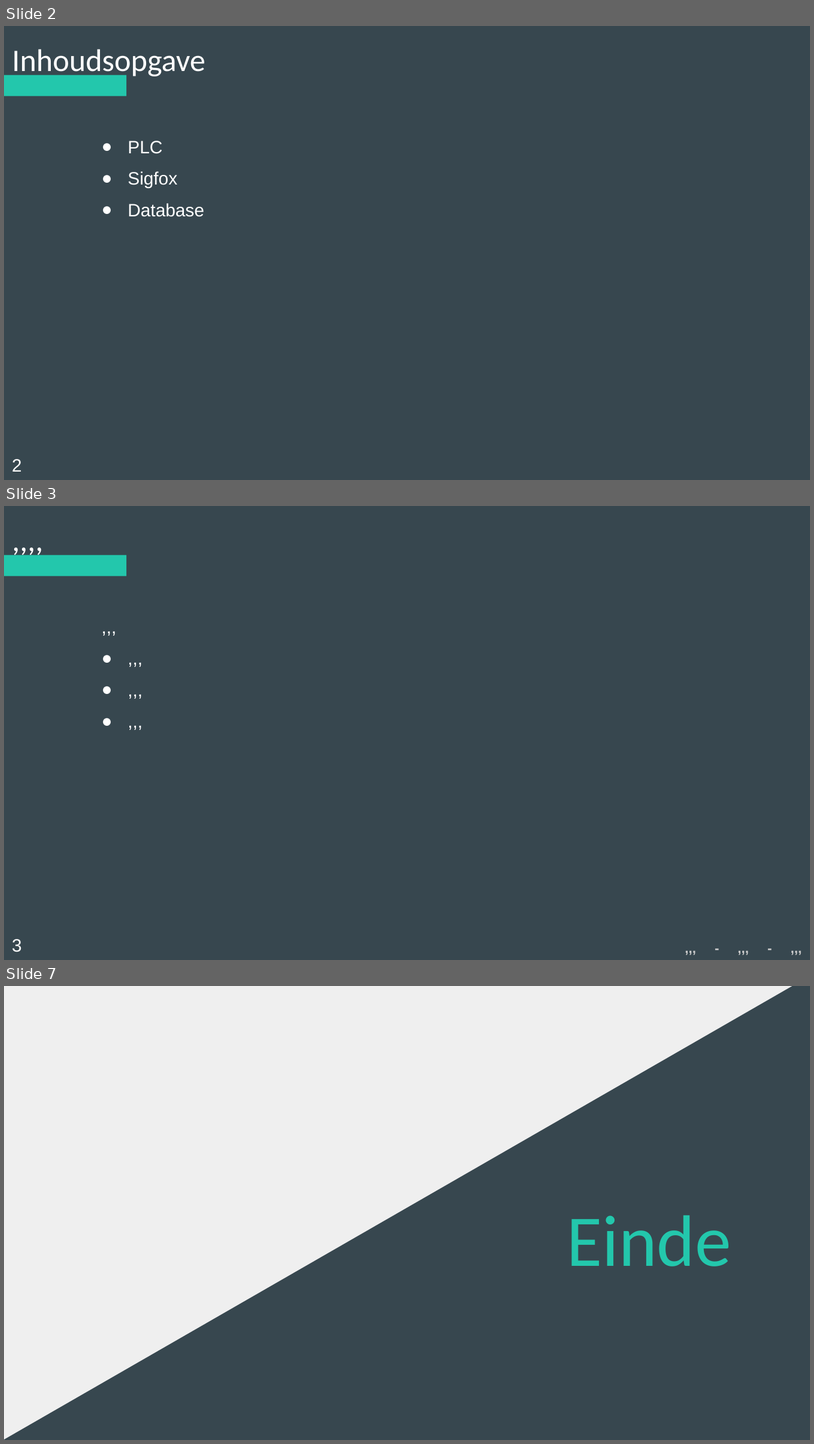
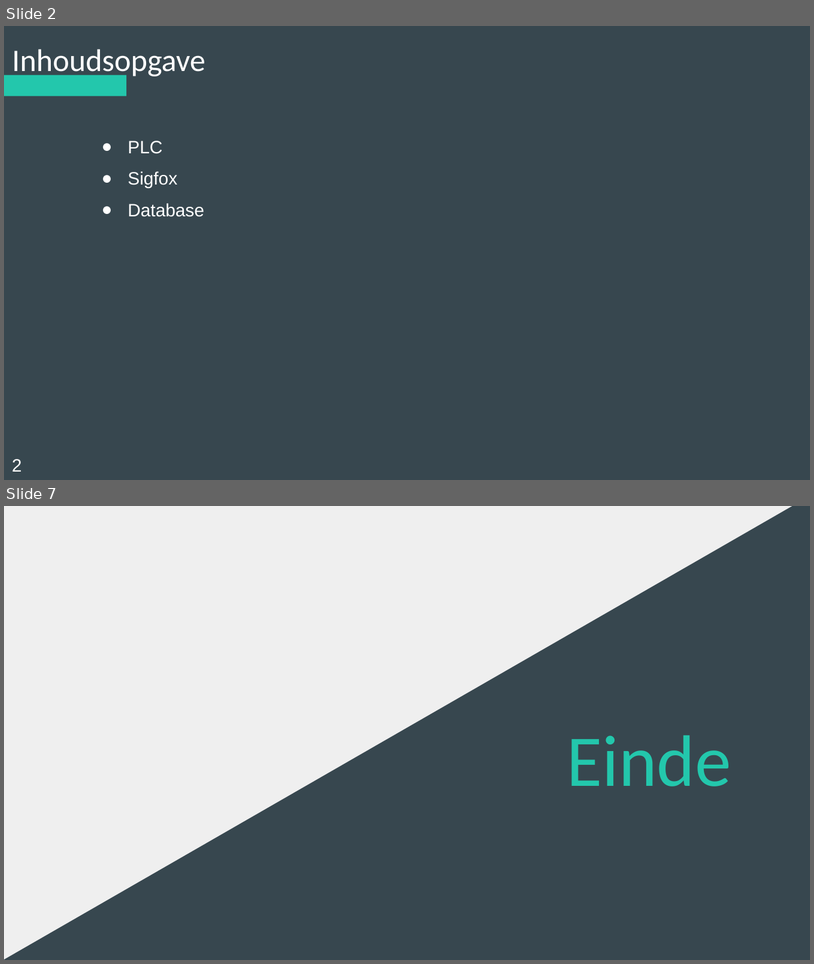
Before and after one commit to Koffiejoe/IA-EnOcean, a slide deck: Presentaties/3Wekelijkse PowerPoint/nieuweppt.pptx. Shown one above the other, each under a label of ours: slides 2, 3 and 7 before the commit, slides 2 and 7 after it; the slides between them are not shown. The pictures are 814x1444 and 814x964 pixels, drawn with LibreOffice and Linux fonts; fonts in the diff are those of the drawing. Boxes give left, top, right and bottom in pixels: in the first picture for what was removed or moved away, otherwise in the second. Text is boxed around its words. In the diff, an @@ line names an element or a change of style, - is before the commit and + after.

```diff
--- a/Presentaties/3Wekelijkse PowerPoint/nieuweppt.pptx
+++ b/Presentaties/3Wekelijkse PowerPoint/nieuweppt.pptx
@@ slide 3 removed at box(4, 506, 810, 960), background #37474F; not listed: 1 template element that a slide beside it also shows @@
@@ title removed at box(4, 506, 644, 550) @@
-,,,,
@@ subtitle removed at box(80, 604, 756, 906) @@
-,,,
-● ,,,
-● ,,,
-● ,,,
@@ text removed at box(472, 935, 810, 959) @@
-,,, - ,,, - ,,,
@@ text removed at box(12, 939, 22, 952) @@
-3
```
Also in this commit, not shown: 3 slides changed, 1 slide added.
